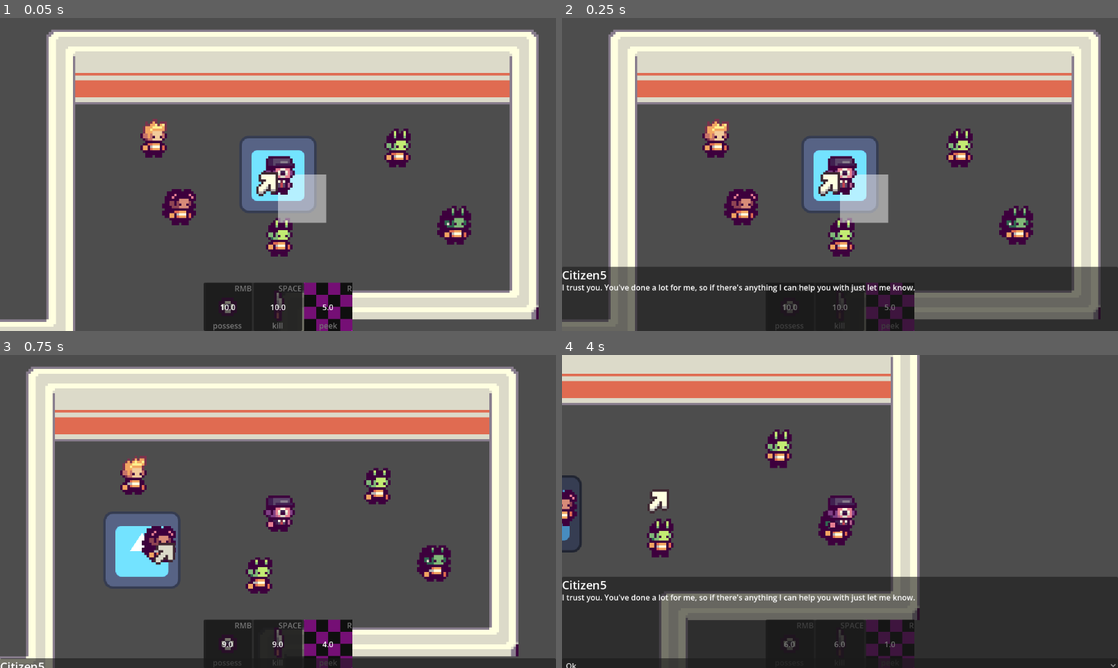
Above: before the commit, frames 1-4 (two rows, left to right).
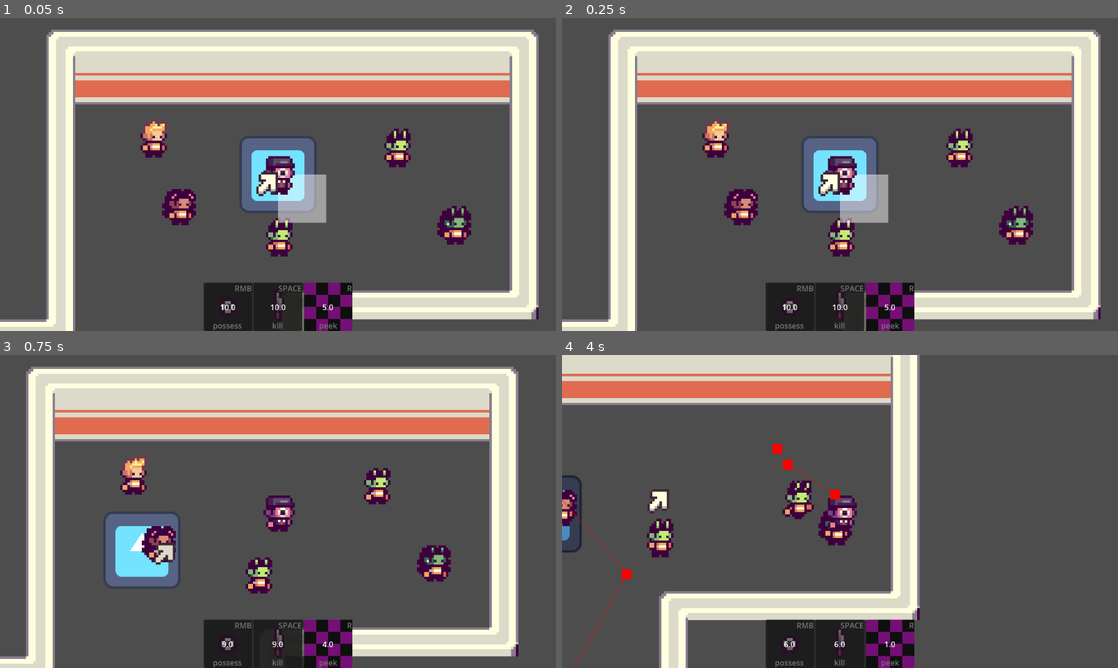
Above: after the commit, the same moments.

Repository: EEGAR1/summer-game-jam
Game: Godot game, scene res://scenes/main.tscn
Two runs of this game, one before a commit and one after it. Both use one fixed random seed, a clock stepped at 60 frames per second and the inputs below. The engine's default icon, where the game draws it, is replaced by a stand-in: a white triangle on a blue panel in a dark square.
Inputs (mouse positions are in pixels of both pictures, inside the frame that each line leads up to):
- Up to frame 1 (0.05 s): no input
- Up to frame 2 (0.25 s): no input
- Up to frame 3 (0.75 s): move the mouse to (177, 542) at 0.52 s; press the mouse at (177, 542) at 0.53 s; hold D (move_right) from 0.53 s (still down)
- Up to frame 4 (4 s): move the mouse to (634, 473) at 1.27 s; release D (move_right) at 1.28 s; release the mouse at (634, 473) at 1.28 s; hold S (move_down) 1.28-2 s; right-click (634, 473) at 1.35 s; click (840, 664) at 2 s, where only the run before the commit has a clickable "Ok"; move the mouse to (867, 398) at 2.77 s; hold D (move_right) 2.78-3.53 s; hold R (peek) 2.78-3.53 s; move the mouse to (667, 486) at 3.52 s; hold W (move_up) from 3.53 s (still down); click (667, 486) at 3.6 s

Frame 1 is identical in both runs. In frame 2, 17% of the frame differs, in the area x 0-100%, y 79-100%; in frame 3, 2.5%; in frame 4, 27%, in the area x 0-100%, y 23-100%.

Commit message:
Enable debug mode and refactor pathfinding logic in person and citizen scripts

Diff:
--- a/scenes/classes/person.tscn
+++ b/scenes/classes/person.tscn
@@ -135,6 +135,7 @@
 neighbor_distance = 10000.0
 max_neighbors = 1000
 max_speed = 50.0
+debug_enabled = true
 
 [node name="EmotionManager" type="Node2D" parent="." unique_id=2139621875]
 script = ExtResource("3_litvv")
--- a/scenes/people/citizen.tscn
+++ b/scenes/people/citizen.tscn
@@ -18,8 +18,11 @@
 [ext_resource type="PackedScene" uid="uid://dwee3cnhxdk61" path="res://scenes/actions/witness_action.tscn" id="16_caxg1"]
 [ext_resource type="Script" uid="uid://uphb5d7dydpd" path="res://scripts/player_talk_action.gd" id="17_rvppo"]
 
+[sub_resource type="CircleShape2D" id="CircleShape2D_72hwm"]
+radius = 80.0
+
 [sub_resource type="CircleShape2D" id="CircleShape2D_rvppo"]
-radius = 80.0
+radius = 18.0
 
 [node name="Citizen" unique_id=1228245065 instance=ExtResource("1_iyw6i")]
 
--- a/scripts/person.gd
+++ b/scripts/person.gd
@@ -111,19 +111,6 @@
 			# Select and move a worker
 			if mouse_over and Input.is_action_just_pressed("m1") and can_command:
 				current_state = STATE.SELECTED
-
-			# Pathfind to target
-			if navigation_agent.is_navigation_finished() or global_position.distance_to(navigation_agent.target_position) < 5.0:
-				navigation_agent.set_velocity(Vector2.ZERO)
-				possessed = false
-				return
-
-			var current_agent_position: Vector2 = global_position
-			var next_path_position: Vector2 = current_path.get_next_pos(global_position, velocity)
-
-			var n_velocity = current_agent_position.direction_to(next_path_position) * movement_speed
-			navigation_agent.set_velocity(n_velocity)
-
 		STATE.SELECTED:
 			stopped = true
 			modulate = Color(1.224, 1.224, 1.224, 1.0)
@@ -132,10 +119,27 @@
 				current_state = STATE.WORKING
 
 		STATE.USINGACTION:
-			stopped = true
+			#stopped = true
+			pass
 
+	pathfind_process(delta)
 
 	target_positions.set(id, navigation_agent.target_position)
+
+func pathfind_process(delta : float):
+	print(stopped)
+	# Pathfind to target
+	if navigation_agent.is_navigation_finished() or global_position.distance_to(navigation_agent.target_position) < 5.0:
+		navigation_agent.set_velocity(Vector2.ZERO)
+		possessed = false
+		return
+
+	var current_agent_position: Vector2 = global_position
+	var next_path_position: Vector2 = current_path.get_next_pos(global_position, velocity)
+
+	var n_velocity = current_agent_position.direction_to(next_path_position) * movement_speed
+	navigation_agent.set_velocity(n_velocity)
+
 
 var mouse_over := false
 func _on_mouse_entered() -> void:
--- a/scripts/player_talk_action.gd
+++ b/scripts/player_talk_action.gd
@@ -24,8 +24,6 @@
 func callback_build_quest(index : int):
 	print("player selected ", index)
 
-
-
 @onready var seek_area: Area2D = $SeekArea
 @onready var talk_area: Area2D = $TalkArea
 var seek_ovrlp : Array :
@@ -37,15 +35,16 @@
 
 
 func _check_action(delta : float) -> void: # Should use `set_action()` to set this as the current action
-	set_action()
+	pass
 
 func _while_acting(delta : float) -> void: # Plays while acting
 	if len(talk_ovrlp) != 0:
 		Globals.dialog.show_dialog(parent.name, body_text.get(talk_state), choices.get(talk_state), callables.get(talk_state))
 		remove_action()
-	elif len(seek_ovrlp) != 0:
-		if len(parent.current_path.path) == 0:
+	elif len(seek_ovrlp) != 0: # TODO: BUG. People get a path but dont move to it for some reason??
+		if len(parent.current_path.path) <= 0:
 			parent.set_movement_target(seek_ovrlp[0].global_position)
+
 
 func _no_action(delta : float) -> void: # Plays when there is no action
 	pass
Not shown: 1 places in scenes/people/citizen.tscn that only renumber resources
